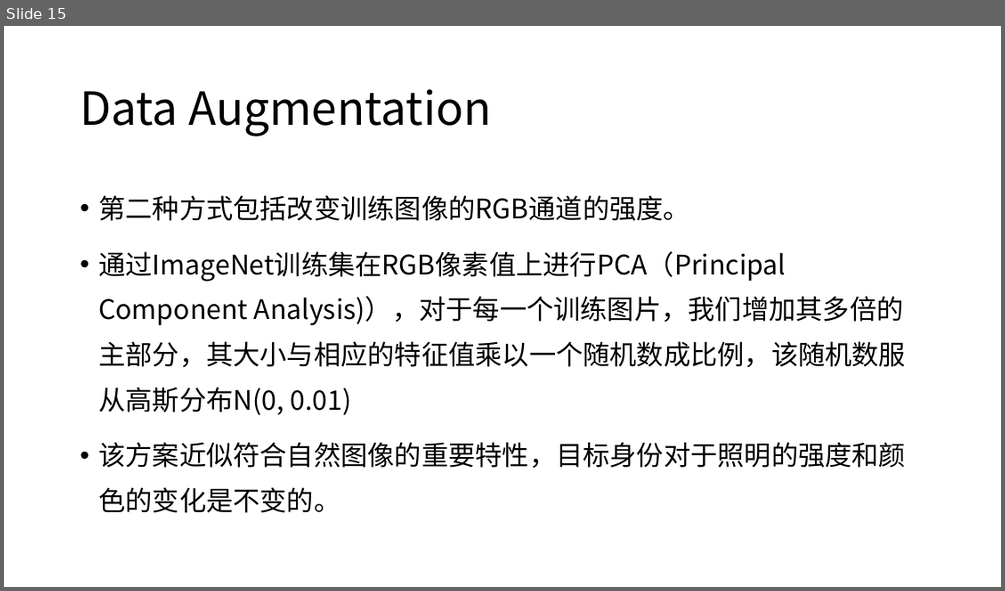
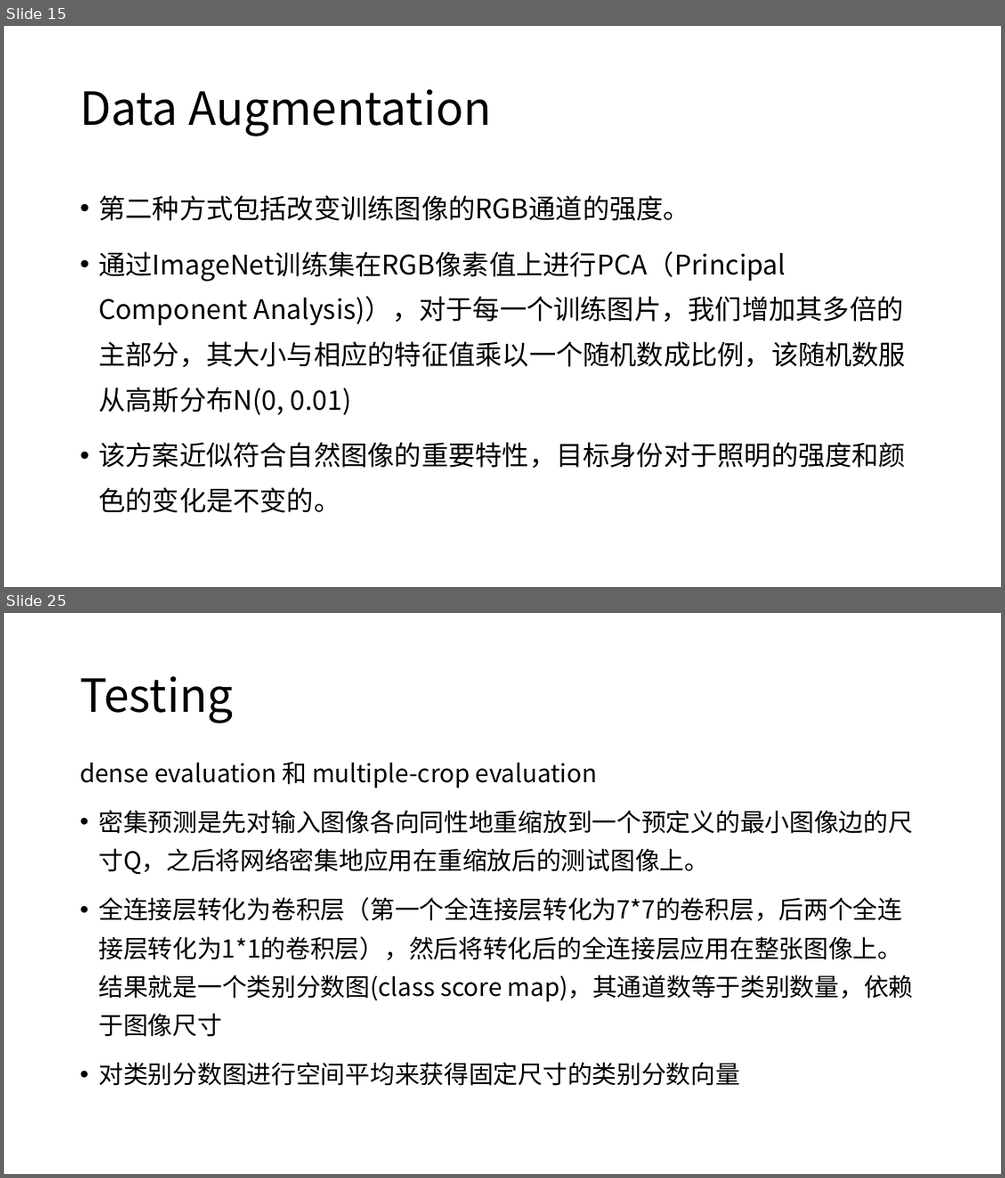
Before and after one commit to XianzhengWU/deeplearning_papernotes, a slide deck: 四篇论文笔记汇总.pptx. Shown one above the other, each under a label of ours: slide 15 before the commit, slides 15 and 25 after it; the slides between them are not shown. The pictures are 1005x591 and 1005x1178 pixels, drawn with LibreOffice and Linux fonts; fonts in the diff are those of the drawing. Boxes give left, top, right and bottom in pixels: in the first picture for what was removed or moved away, otherwise in the second. Text is boxed around its words. In the diff, an @@ line names an element or a change of style, - is before the commit and + after.

```diff
--- a/四篇论文笔记汇总.pptx
+++ b/四篇论文笔记汇总.pptx
@@ slide 25 added at (4,613,1001,1174), background #FFFFFF @@
@@ title added at (80,676,233,723), 44 pt, text #000000 @@
+Testing
@@ text added at (80,762,914,1086), 23.8 pt, text #000000 @@
+dense evaluation 和 multiple-crop evaluation
+• 密集预测是先对输入图像各向同性地重缩放到一个预定义的最小图像边的尺寸Q，之后将网络密集地应用在重缩放后的测试图像上。
+• 全连接层转化为卷积层（第一个全连接层转化为7*7的卷积层，后两个全连接层转化为1*1的卷积层），然后将转化后的全连接层应用在整张图像上。结果就是一个类别分数图(class score map)，其通道数等于类别数量，依赖于图像尺寸
+• 对类别分数图进行空间平均来获得固定尺寸的类别分数向量
```
Also in this commit, not shown: 13 other slides added, 5 slides removed, 6 other files.
